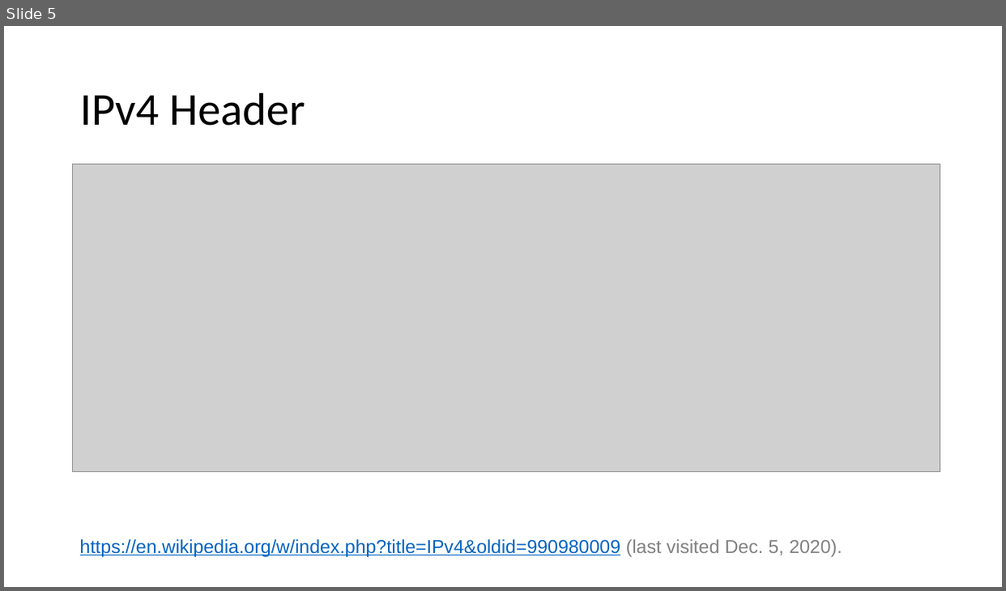
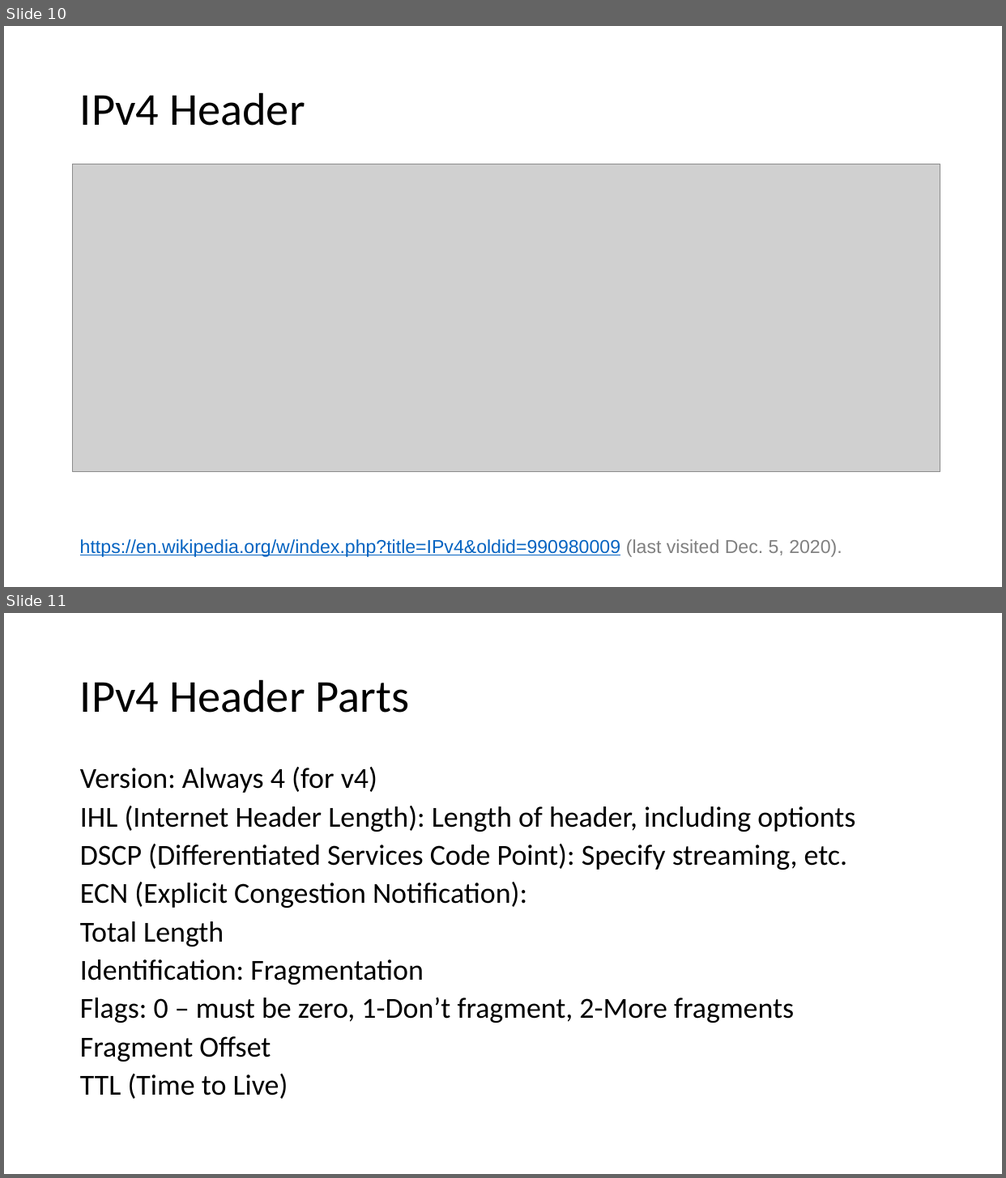
Before and after one commit to CS3550/Fall2020, a slide deck: The Internet Protocol.pptx. Shown one above the other, each under a label of ours: slide 5 before the commit, slides 10 and 11 after it. The pictures are 1006x591 and 1006x1178 pixels, drawn with LibreOffice and Linux fonts; fonts in the diff are those of the drawing; grey boxes stand for pictures. Boxes give left, top, right and bottom in pixels: in the first picture for what was removed or moved away, otherwise in the second. Text is boxed around its words. In the diff, an @@ line names an element or a change of style, - is before the commit and + after.

Commit message:
Update IP

```diff
--- a/The Internet Protocol.pptx
+++ b/The Internet Protocol.pptx
@@ slide 11 added at bbox=[4, 613, 1002, 1174], background #FFFFFF @@
@@ title added at bbox=[80, 679, 409, 713], 44 pt, text #000000 @@
+IPv4 Header Parts
@@ text added at bbox=[80, 767, 855, 1099], 28 pt, text #000000 @@
+Version: Always 4 (for v4)
+IHL (Internet Header Length): Length of header, including optionts
+DSCP (Differentiated Services Code Point): Specify streaming, etc.
+ECN (Explicit Congestion Notification):
+Total Length
+Identification: Fragmentation
+Flags: 0 – must be zero, 1-Don’t fragment, 2-More fragments
+Fragment Offset
+TTL (Time to Live)
@@ what was slide 5 is now slide 10 @@
```
Also in this commit, not shown: 5 other slides added.
